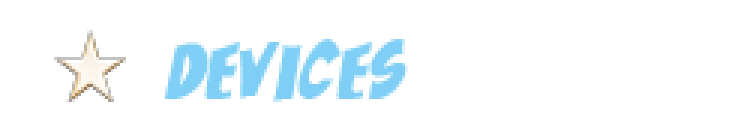
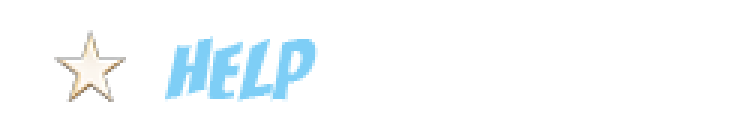
Two versions of the same layered image (750 x 135). Layer-by-layer changes:
renamed "DEVICES" to "HELP", painted on it over [165, 36, 408, 102]
